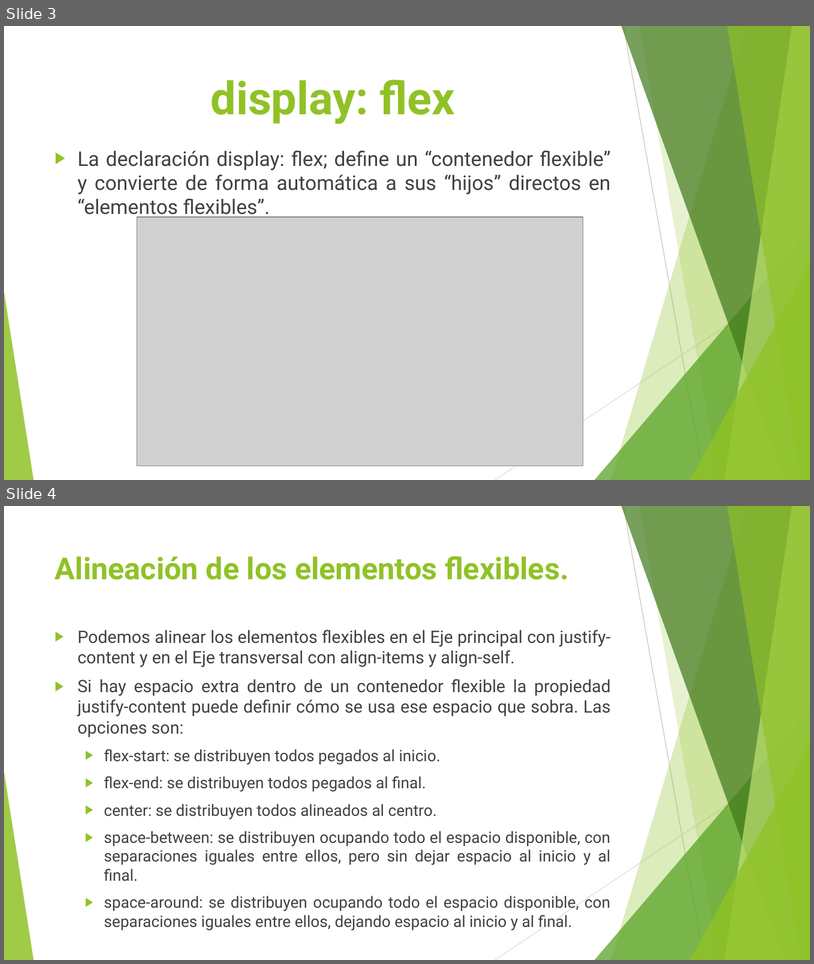
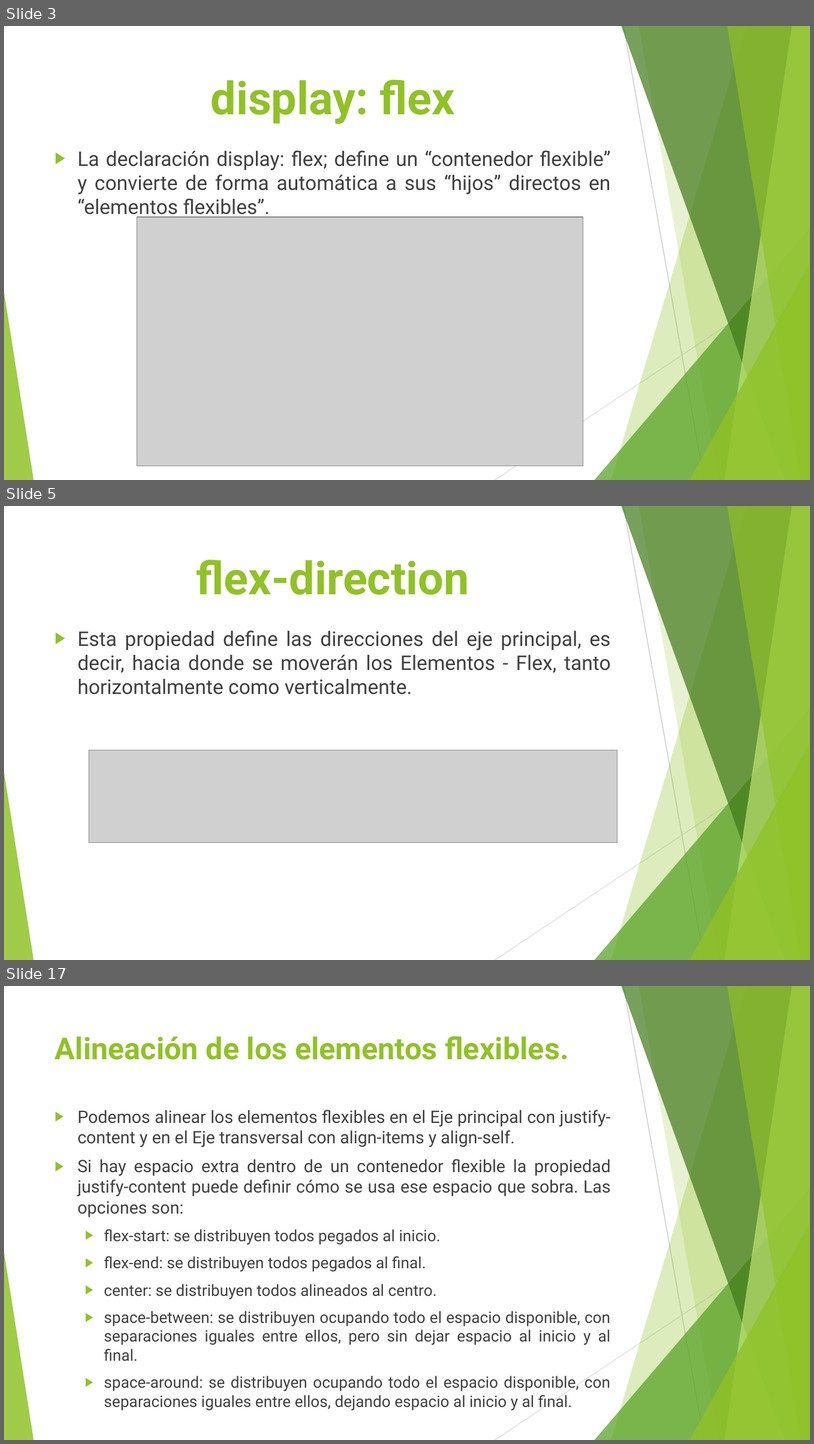
Before and after one commit to sergio180194/ProgramacionWeb, a slide deck: Flexbox/Flexbox.pptx. Shown one above the other, each under a label of ours: slides 3 and 4 before the commit, slides 3, 5 and 17 after it; the slides between them are not shown. The pictures are 814x964 and 814x1444 pixels, drawn with LibreOffice and Linux fonts; fonts in the diff are those of the drawing; grey boxes stand for pictures. Boxes give left, top, right and bottom in pixels: in the first picture for what was removed or moved away, otherwise in the second. Text is boxed around its words. In the diff, an @@ line names an element or a change of style, - is before the commit and + after.

```diff
--- a/Flexbox/Flexbox.pptx
+++ b/Flexbox/Flexbox.pptx
@@ slide 5 added at [4,506,810,960], background #FFFFFF; not listed: 10 template elements that a slide beside it also shows @@
@@ title added at [197,559,470,595], 54 pt, text #90C226, bold @@
+flex-direction
@@ text added at [78,630,611,694], 24 pt, text #404040 @@
+▶ Esta propiedad define las direcciones del eje principal, es decir, hacia donde se moverán los Elementos - Flex, tanto horizontalmente como verticalmente.
@@ picture added at [89,750,617,842] @@
@@ what was slide 4 is now slide 17 @@
```
Also in this commit, not shown: 1 slide changed, 30 other slides added, 1 other file.
